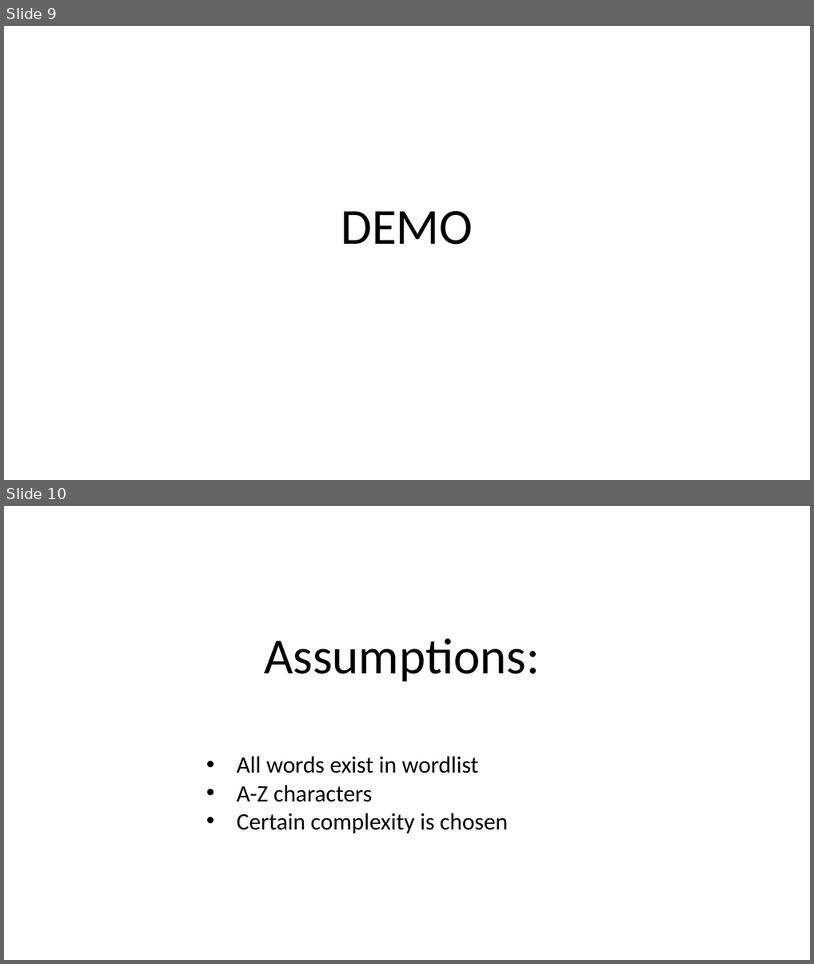
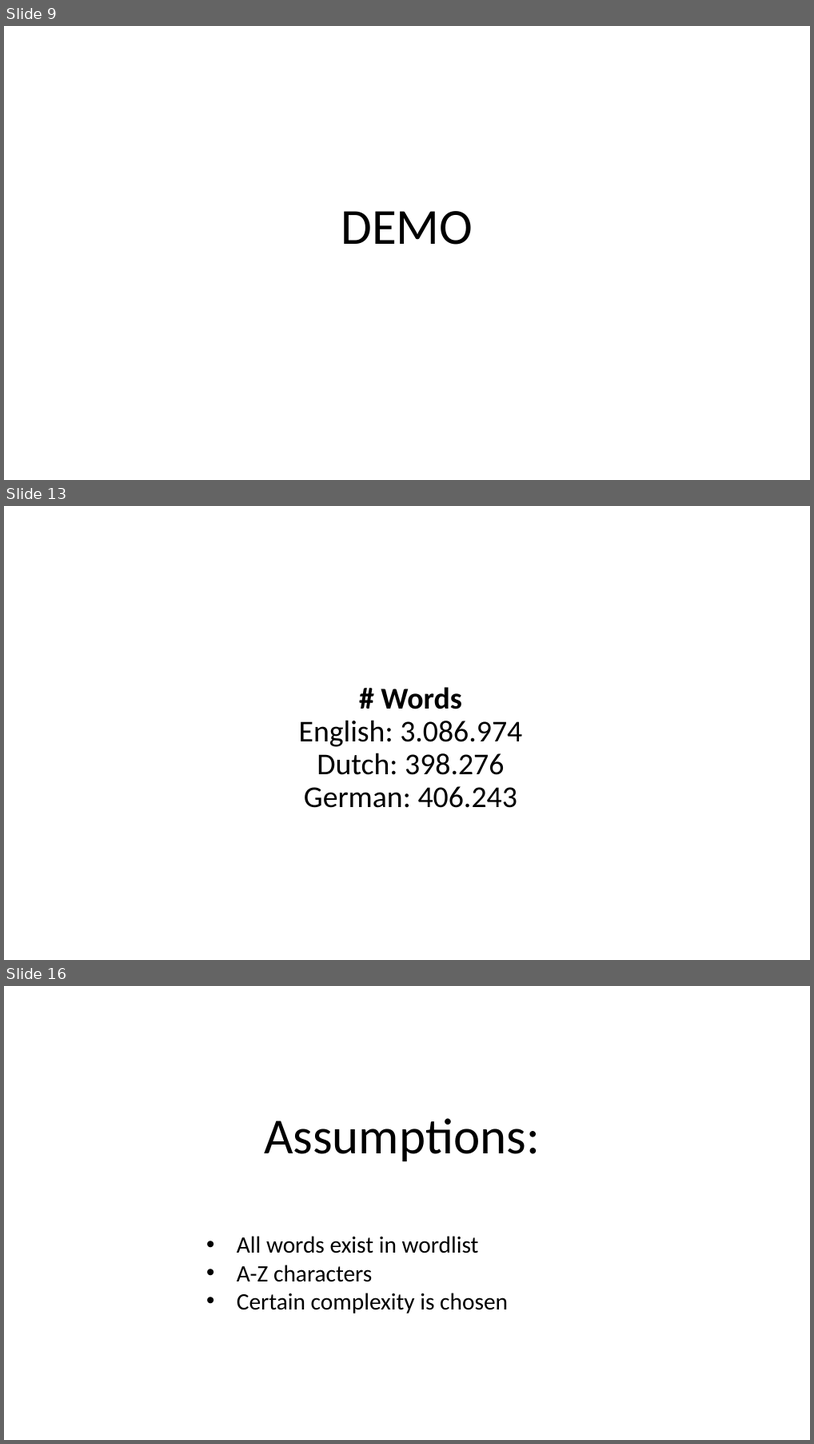
Before and after one commit to nielsdenissen/decipher-capstone, a slide deck: Presentation.pptx. Shown one above the other, each under a label of ours: slides 9 and 10 before the commit, slides 9, 13 and 16 after it; the slides between them are not shown. The pictures are 814x964 and 814x1444 pixels, drawn with LibreOffice and Linux fonts; fonts in the diff are those of the drawing. Boxes give left, top, right and bottom in pixels: in the first picture for what was removed or moved away, otherwise in the second. Text is boxed around its words. In the diff, an @@ line names an element or a change of style, - is before the commit and + after.

Commit message:
add performance testing, german to test solver and adjust presentation

```diff
--- a/Presentation.pptx
+++ b/Presentation.pptx
@@ slide 13 added at <box>4,506,810,960</box>, background #FFFFFF @@
@@ title added at <box>299,687,522,808</box>, 36 pt, text #000000 @@
+# Words
+English: 3.086.974
+Dutch: 398.276
+German: 406.243
@@ what was slide 10 is now slide 16 @@
```
Also in this commit, not shown: 5 other slides added, 14 other files.
